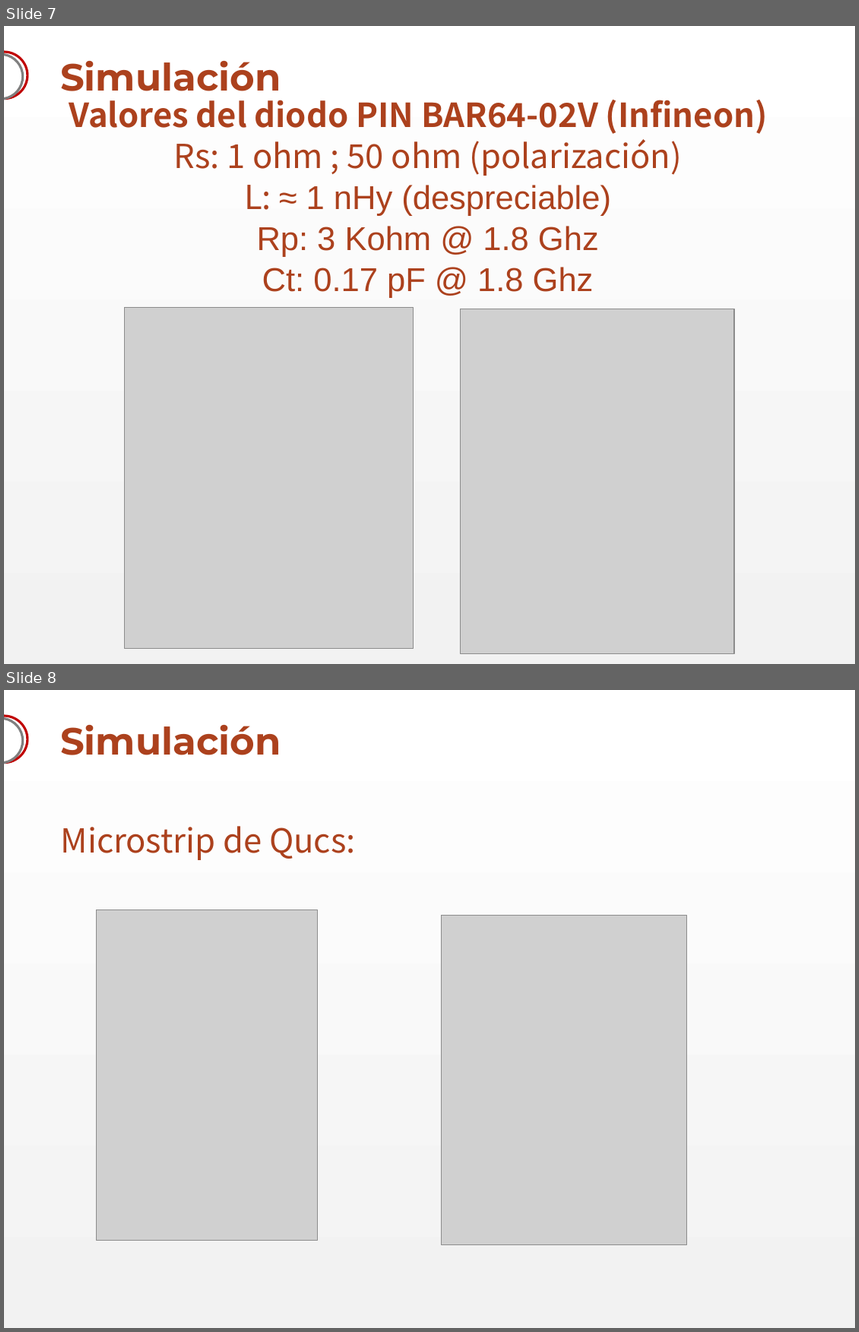
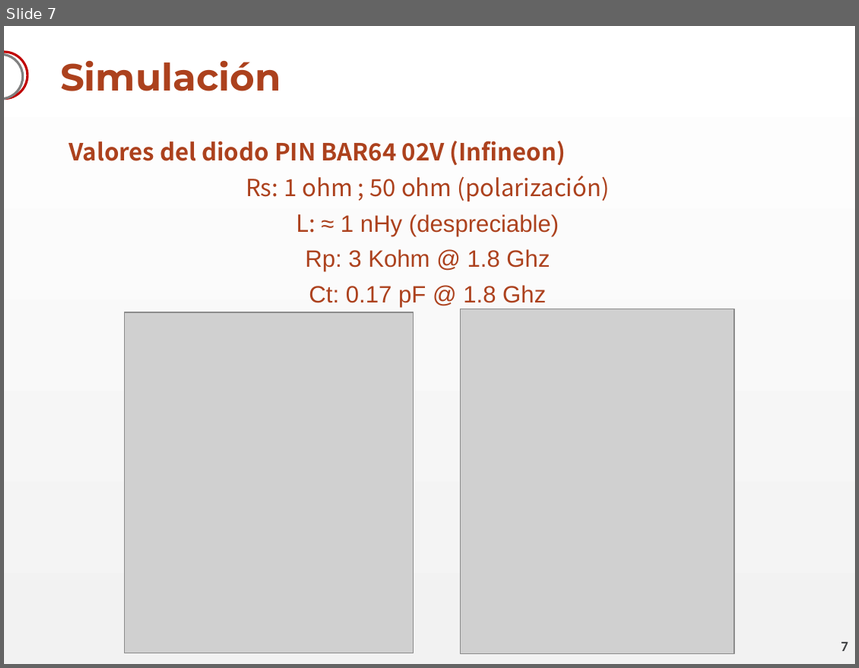
Before and after one commit to akukulanski/RF_Switch_3GHz, a slide deck: Presentación/RF Switch.pptx. Shown one above the other, each under a label of ours: slides 7 and 8 before the commit, slide 7 after it. The pictures are 859x1332 and 859x668 pixels, drawn with LibreOffice and Linux fonts; fonts in the diff are those of the drawing; grey boxes stand for pictures; background and template pictures are left out. Boxes give left, top, right and bottom in pixels: in the first picture for what was removed or moved away, otherwise in the second. Text is boxed around its words. In the diff, an @@ line names an element or a change of style, - is before the commit and + after.

```diff
--- a/Presentación/RF Switch.pptx
+++ b/Presentación/RF Switch.pptx
@@ slide 8 removed at [4,690,855,1328], background #FFFFFF; not listed: 3 template elements that a slide beside it also shows @@
@@ title removed at [60,725,281,755] @@
-Simulación
@@ text removed at [61,826,355,860] @@
-Microstrip de Qucs:
@@ picture removed at [96,910,317,1241] @@
@@ picture removed at [442,916,686,1245] @@
@@ slide 7 changed as well @@
@@ text "Valores del diodo PIN BAR64 ...": place and size @@
-text "Valores del diodo PIN BAR64 ..." at [69,100,768,298]
+text "Valores del diodo PIN BAR64 ..." at [69,141,610,307]
@@ text at [69,141,566,165]: text changed; size 28 to 20 pt @@
-Valores del diodo PIN BAR64-02V (Infineon)
+Valores del diodo PIN BAR64 02V (Infineon)
@@ text at [246,176,610,307]: size 28 to 20 pt in "Rs: 1 ohm ; 50 ohm (polarización)", "L: ≈ 1 nHy (despreciable)", "Rp: 3 Kohm @ 1.8 Ghz", "Ct: 0.17 pF @ 1.8 Ghz" @@
@@ picture: place and size @@
-picture at [124,308,413,649]
+picture at [124,313,413,655]
@@ page number added at [842,642,848,651], 12 pt, text #3D3F41, bold @@
+7
```
Also in this commit, not shown: 14 other slides changed, 1 slide added.
